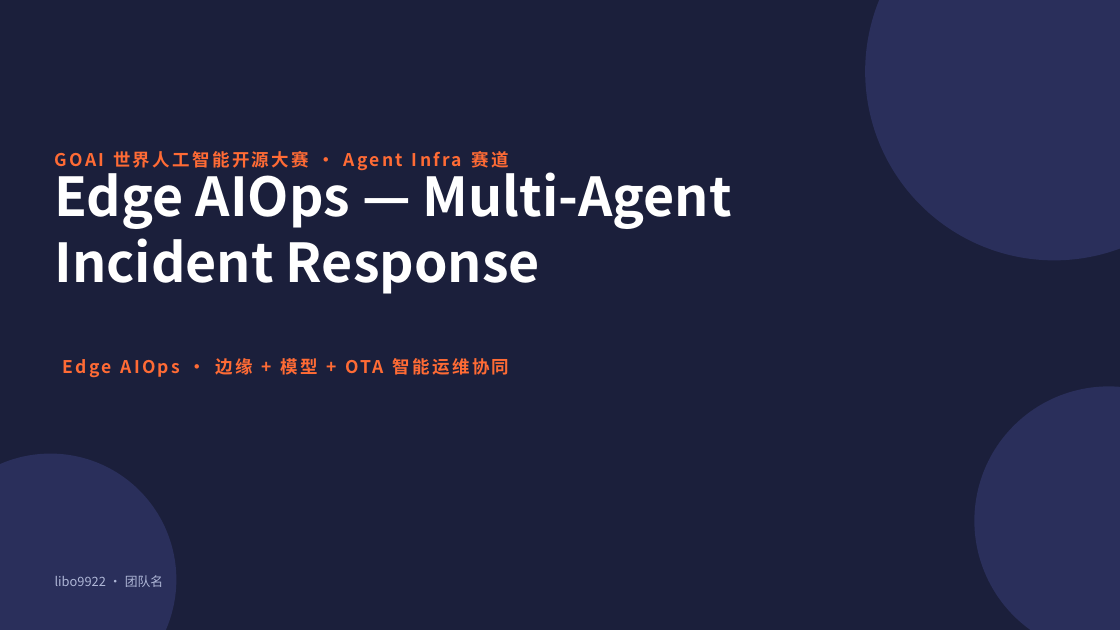
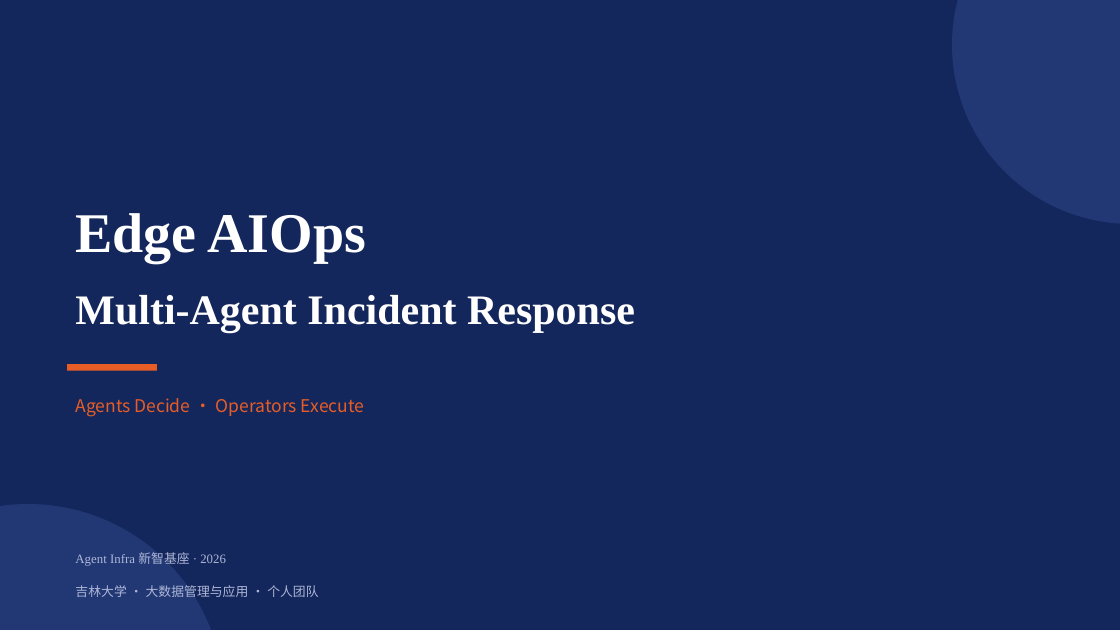
Before and after one commit to libo9922/edge-aiops-demo, a slide deck: slide 1 of docs/edge-aiops-submission.pptx. Drawn at 1120x630 pixels with LibreOffice and Linux fonts; fonts in the diff are those of the drawing. Boxes give left, top, right and bottom in pixels: in the first picture for what was removed or moved away, otherwise in the second. Text is boxed around its words. In the diff, an @@ line names an element or a change of style, - is before the commit and + after.

Commit message:
feat(ppt): regenerate using OpsPilot reference template (text-only, no architecture screenshots, with team info)

```diff
--- a/docs/edge-aiops-submission.pptx
+++ b/docs/edge-aiops-submission.pptx
@@ rectangle added at <box>0,0,1120,630</box>, fill #14275C @@
@@ ellipse added at <box>952,0,1120,224</box>, fill #223875 @@
@@ text removed at <box>113,148,508,171</box> @@
-GOAI 世界人工智能开源大赛 · Agent Infra 赛道
@@ text removed at <box>55,162,509,378</box> @@
-Edge AIOps · 边缘 + 模型 + OTA 智能运维协同
@@ text added at <box>75,213,367,263</box>, 48 pt, text #FFFFFF, bold @@
+Edge AIOps
@@ text "Multi-Agent Incident Response" at <box>75,295,635,333</box>: vertical alignment middle to top @@
@@ text at <box>75,295,635,333</box>: text changed; size 46 to 36 pt; font Noto Sans CJK SC to Times New Roman @@
-Edge AIOps — Multi-Agent Incident Response
+Multi-Agent Incident Response
@@ rectangle added at <box>67,364,157,371</box>, fill #E85D26 @@
@@ text added at <box>75,398,364,417</box>, 15 pt, text #E85D26 @@
+Agents Decide · Operators Execute
@@ ellipse added at <box>0,504,224,630</box>, fill #223875 @@
@@ text added at <box>75,552,226,566</box>, 11 pt, text #AEB6D6 @@
+Agent Infra 新智基座 · 2026
@@ text removed at <box>55,575,164,587</box> @@
-libo9922 · 团队名
@@ text added at <box>75,585,318,597</box>, 11 pt, text #AEB6D6 @@
+吉林大学 · 大数据管理与应用 · 个人团队
```
Also in this commit, not shown: 6 other slides changed, 11 slides added, 11 slides removed, 1 other file.
